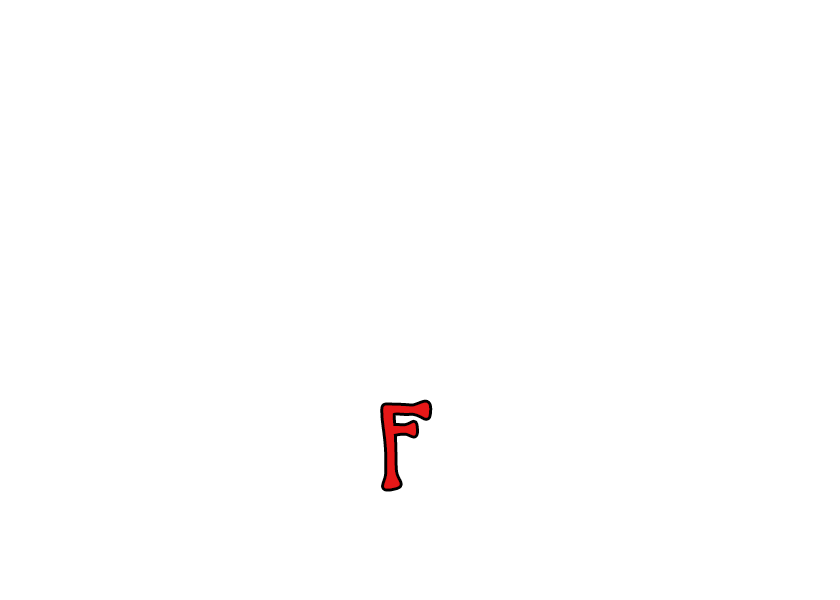
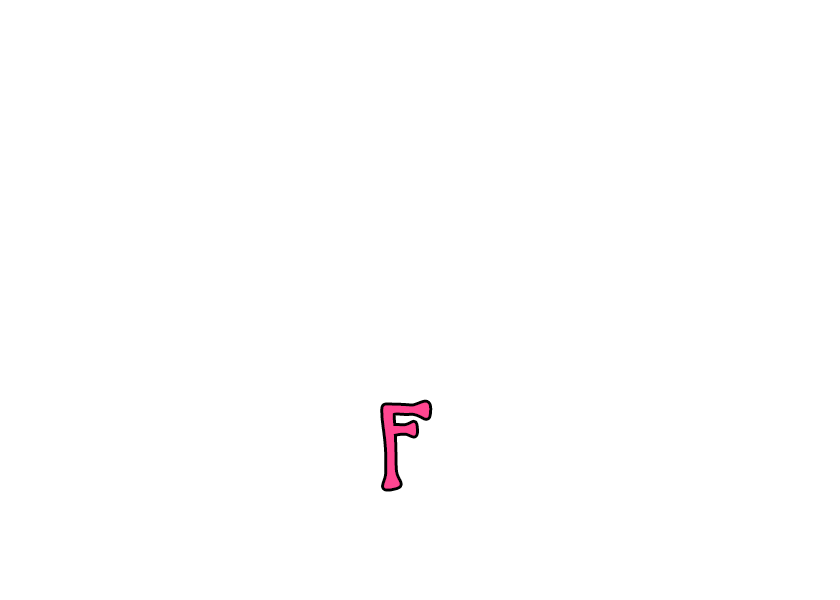
Before/after of a 840x600 layered artwork. What changed in the layer stack:
added layer "F" (1st of 2) above "F" over left=383, top=402, right=430, bottom=489
hid "F" (2nd of 2) over left=383, top=402, right=430, bottom=489
